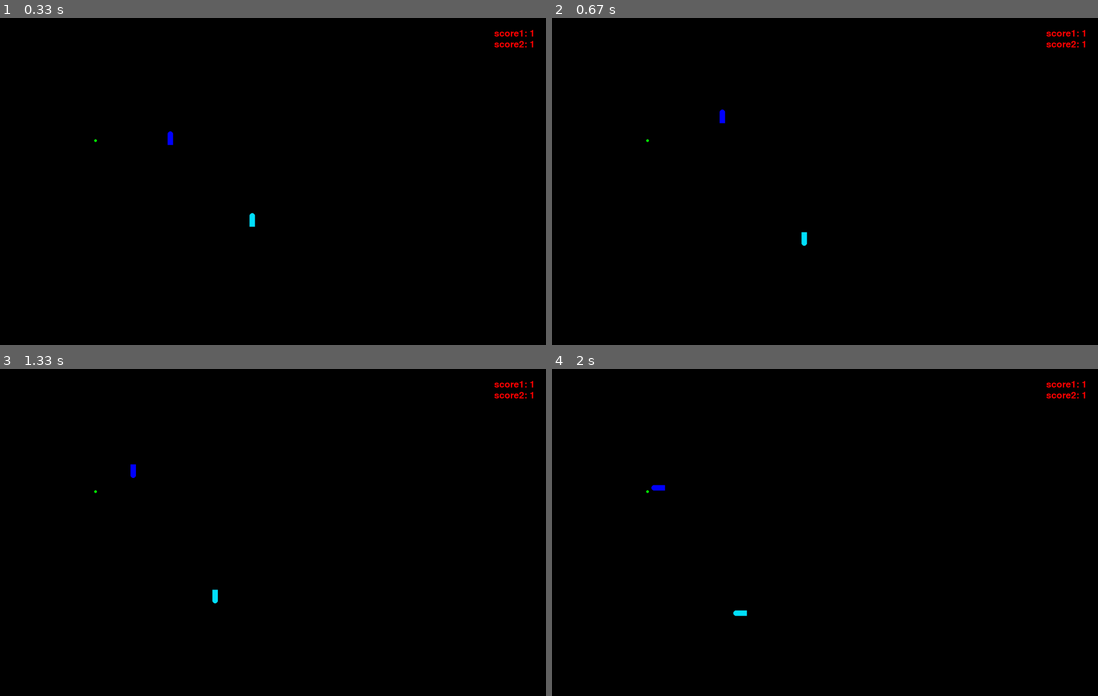
Above: before the commit, frames 1-4 (two rows, left to right).
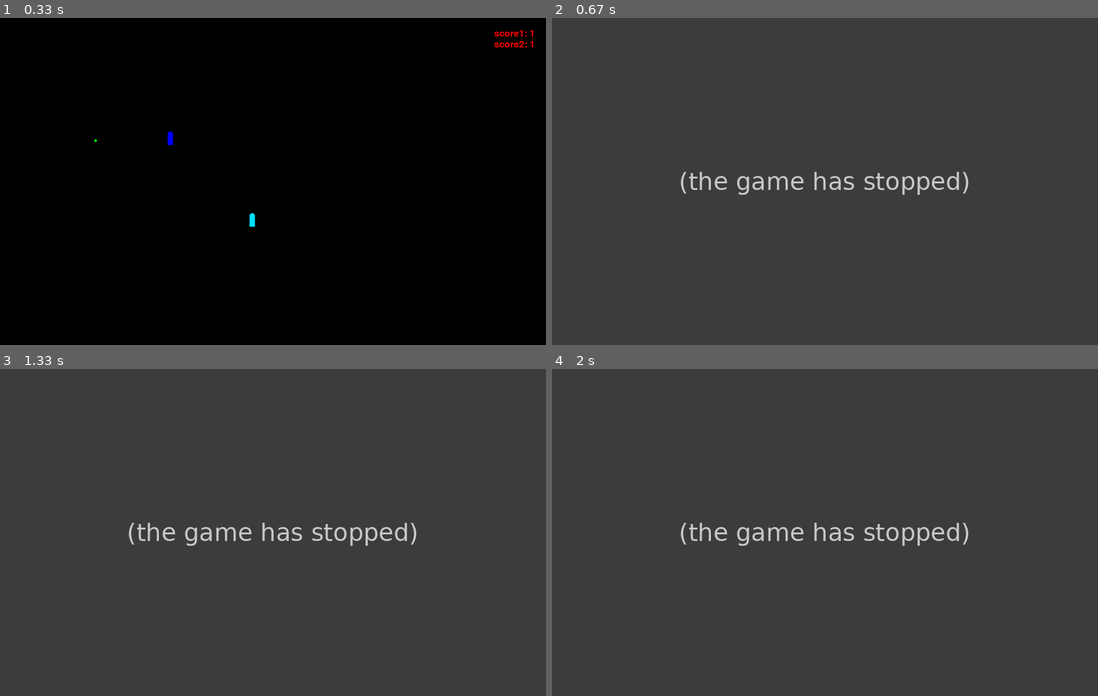
Above: after the commit, the same moments.

Repository: Tijan-cyber/snake_game
Game: pygame game, started from pygame_snejk.py
Same seed, same stepped clock (60 frames per second), same inputs: the game is played once before the commit and once after it.
Inputs:
- Up to frame 1 (0.33 s): no input
- Up to frame 2 (0.67 s): tap S at 0.33 s
- Up to frame 3 (1.33 s): hold Left 0.67-1.2 s; hold A 0.67-1.2 s; hold Down from 1.23 s (still down); hold S from 1.23 s (still down)
- Up to frame 4 (2 s): release Down at 1.53 s; release S at 1.53 s; hold Left 1.57-1.97 s; hold A 1.57-1.97 s

Frame 1 is identical in both runs. In frame 2, 100% of the frame differs, in the area x 0-100%, y 0-100%; in frame 3, 100%; in frame 4, 100%.
After the commit the program exited at 0.33 s; later frames show no game.

Commit message:
koncna verzija multiplayer

Diff:
--- a/pygame_snejk.py
+++ b/pygame_snejk.py
@@ -194,7 +194,7 @@
 
 
 
-	def znotraj_check(self, head_center1, head_center2):
+	def znotraj_check(self):
 		if self.pozicije1[0][0] < 10 or self.pozicije1[0][1] < 10 or self.pozicije1[0][0] > 1990 or self.pozicije1[0][1] > 1190:  #PAZI SIRINE RECTOV!!!
 			self.znotraj1 = False
 		for x in self.pozicije1:
@@ -239,7 +239,7 @@
 
 
 	def igranje(self):
-		while (self.znotraj1 or self.znotraj2) and self.igra:
+		while (self.znotraj1 and self.znotraj2) and self.igra:
 			clock.tick(120)
 
 			for event in pygame.event.get():
@@ -370,7 +370,7 @@
 			screen.blit(font.render(f"score2: {dolzina2}",True,(255,0,0)),(1810,80))
 
 
-			self.znotraj_check(head_center1, head_center2)
+			self.znotraj_check()
 
 
 
